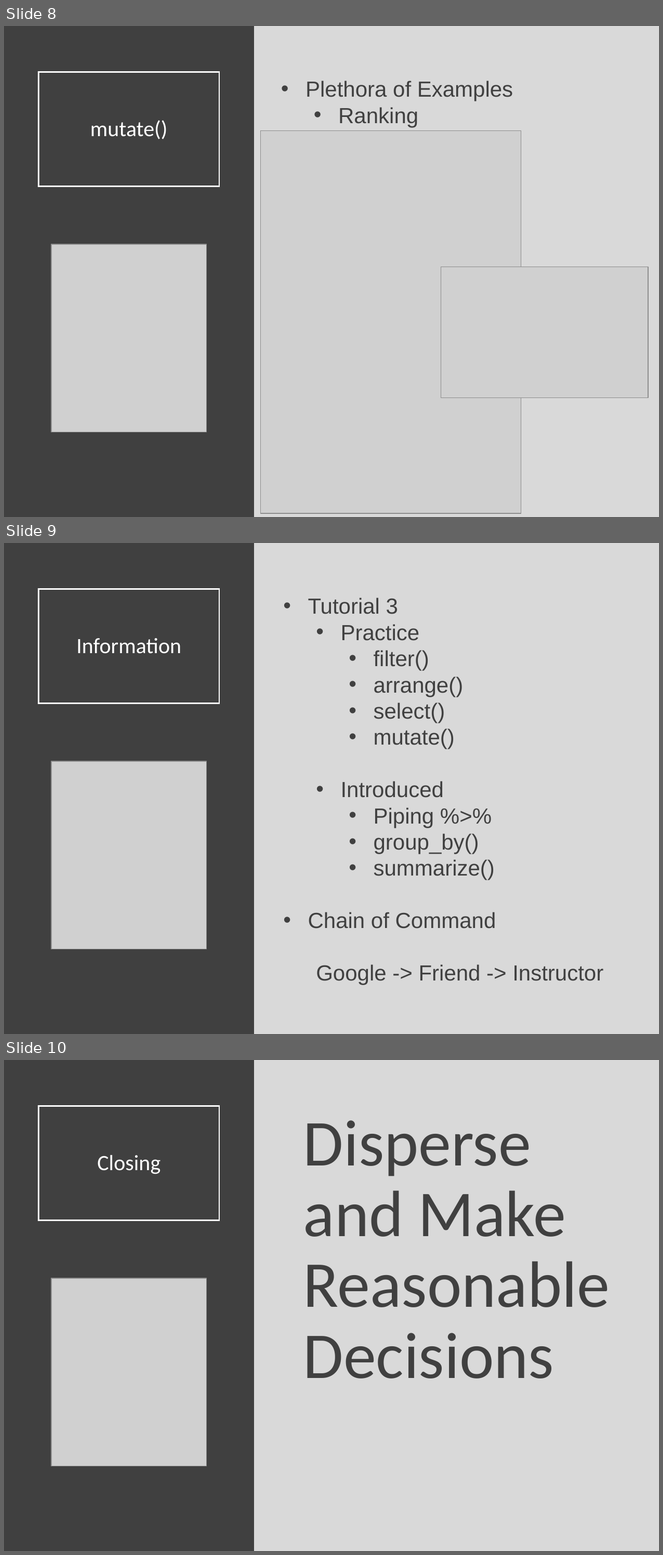
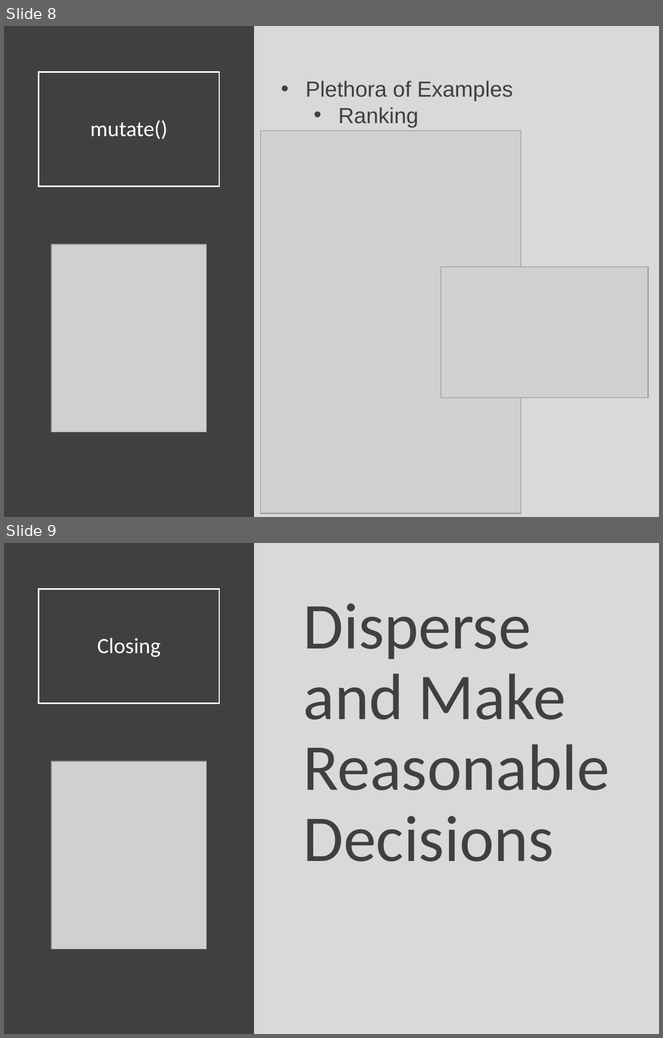
Before and after one commit to SuperMarioGiacomazzo/STOR320_WEBSITE, a slide deck: Lecture/Data Transformation 2/Data_Transformation_2_Lecture.pptx. Shown one above the other, each under a label of ours: slides 8, 9 and 10 before the commit, slides 8 and 9 after it. The pictures are 663x1555 and 663x1038 pixels, drawn with LibreOffice and Linux fonts; fonts in the diff are those of the drawing; grey boxes stand for pictures. Boxes give left, top, right and bottom in pixels: in the first picture for what was removed or moved away, otherwise in the second. Text is boxed around its words. In the diff, an @@ line names an element or a change of style, - is before the commit and + after.

```diff
--- a/Lecture/Data Transformation 2/Data_Transformation_2_Lecture.pptx
+++ b/Lecture/Data Transformation 2/Data_Transformation_2_Lecture.pptx
@@ slide 9 removed at [4,543,659,1034], background #D9D9D9 @@
@@ rectangle removed at [4,543,254,1034] @@
@@ title removed at [39,589,220,704] @@
-Information
@@ text removed at [308,598,604,985] @@
-• Tutorial 3
-  • Practice
-    • filter()
-    • arrange()
-    • select()
-    • mutate()
-  • Introduced
-    • Piping %>%
-    • group_by()
-    • summarize()
-• Chain of Command
-Google -> Friend -> Instructor
@@ picture removed at [51,761,206,949] @@
@@ what was slide 10 is now slide 9 @@
```
Also in this commit, not shown: 3 other files.
